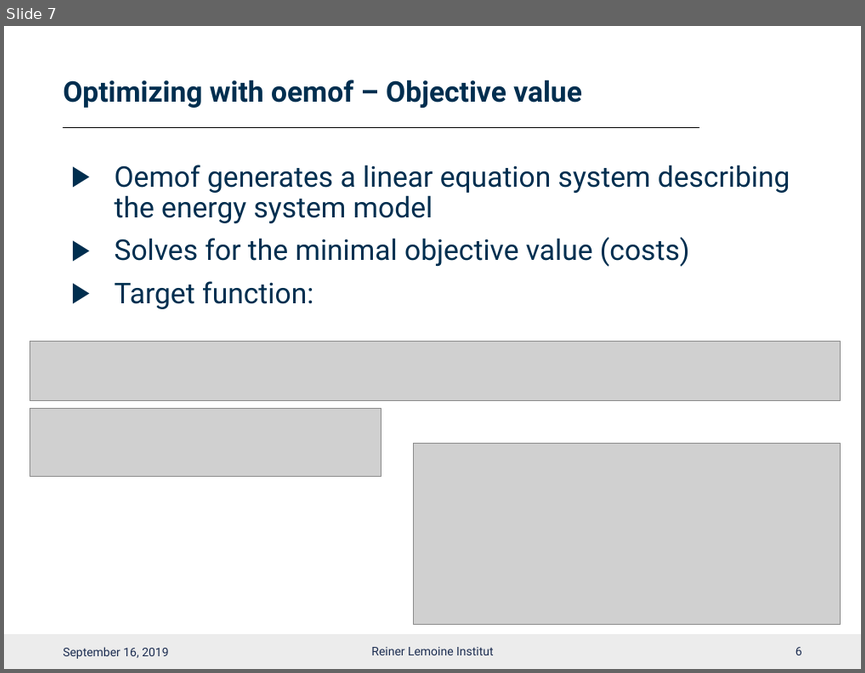
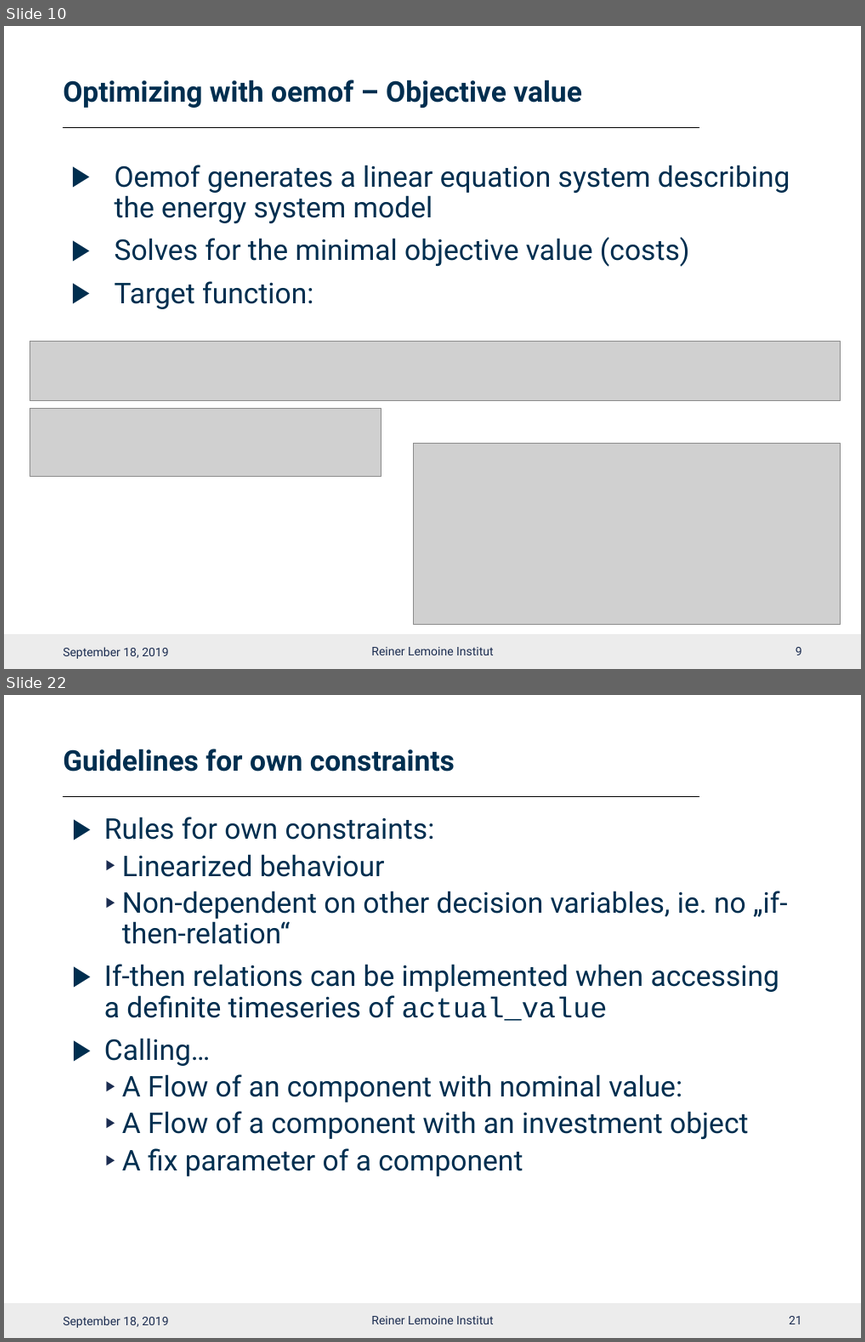
Before and after one commit to smartie2076/oemof_workshop, a slide deck: Oemof_Workshop_07_Constraints.pptx. Shown one above the other, each under a label of ours: slide 7 before the commit, slides 10 and 22 after it; the slides between them are not shown. The pictures are 865x673 and 865x1342 pixels, drawn with LibreOffice and Linux fonts; fonts in the diff are those of the drawing; grey boxes stand for pictures; background and template pictures are left out. Boxes give left, top, right and bottom in pixels: in the first picture for what was removed or moved away, otherwise in the second. Text is boxed around its words. In the diff, an @@ line names an element or a change of style, - is before the commit and + after.

```diff
--- a/Oemof_Workshop_07_Constraints.pptx
+++ b/Oemof_Workshop_07_Constraints.pptx
@@ slide 22 added at [4,695,861,1338], background #FFFFFF; not listed: 2 template elements that a slide beside it also shows @@
@@ title added at [63,749,454,771], 24 pt, text #002E4F, bold @@
+Guidelines for own constraints
@@ text added at [104,817,788,1176], 24 pt, text #002E4F @@
+▶ Rules for own constraints:
+  ▶ Linearized behaviour
+  ▶ Non-dependent on other decision variables, ie. no „if-then-relation“
+▶ If-then relations can be implemented when accessing a definite timeseries of actual_value
+▶ Calling…
+  ▶ A Flow of an component with nominal value:
+  ▶ A Flow of a component with an investment object
+  ▶ A fix parameter of a component
@@ text added at [63,1315,168,1327], 10 pt, text #1C2D51 @@
+September 18, 2019
@@ text added at [371,1315,493,1324], 10 pt, text #1C2D51 @@
+Reiner Lemoine Institut
@@ page number added at [789,1315,802,1324], 10 pt, text #1C2D51 @@
+21
@@ what was slide 7 is now slide 10 @@
@@ slide 10 changed as well @@
@@ text at [63,646,168,658]: text changed @@
-September 16, 2019
+September 18, 2019
@@ page number at [795,646,802,655]: text changed @@
-6
+9
```
Also in this commit, not shown: 8 other slides changed, 18 other slides added, 4 slides removed, 48 other files.
